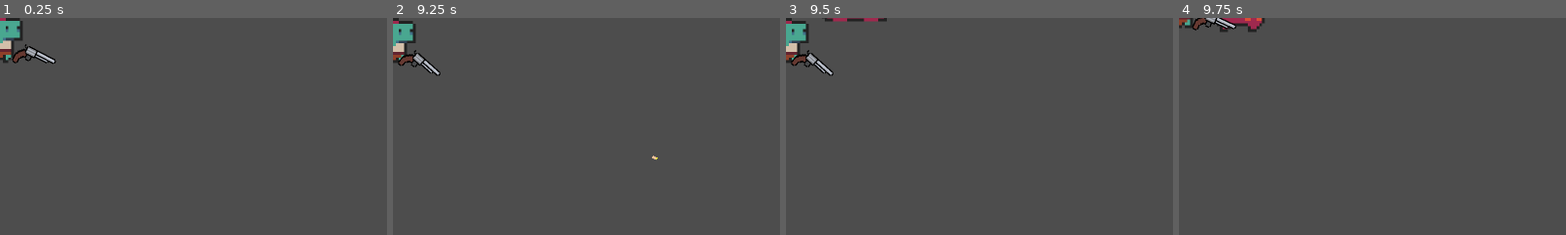
Above: before the commit, frames 1-4 (left to right).
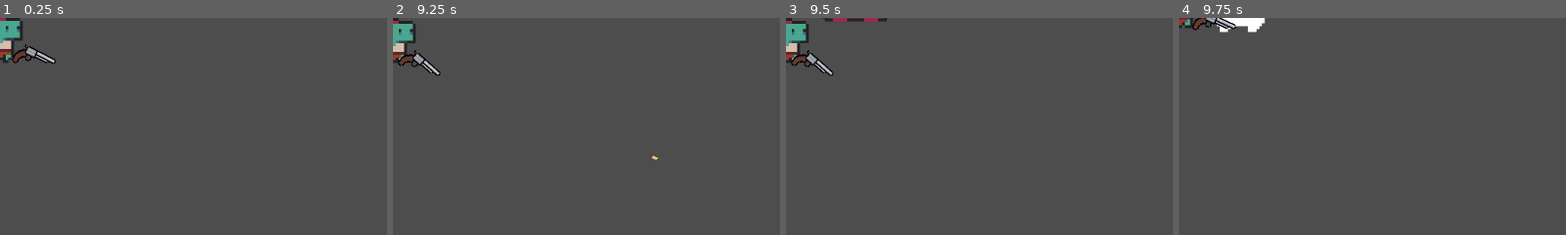
Above: after the commit, the same moments.

Repository: Meemog/GMTK2025
Game: Godot game, scene res://Scenes/tmp.tscn
Same seed, same stepped clock (60 frames per second), same inputs: the game is played once before the commit and once after it. This scene is started directly instead of the project's main scene.
Inputs (mouse positions are % of the whole screen's width and height, from its top left):
- Up to frame 1 (0.25 s): no input
- Up to frame 2 (9.25 s): move the mouse to (45, 70) at 0.52 s; hold W (up) 0.53-1.25 s; tap Space (dash) at 0.6, 2.1, 3.6, 4.25, 5.1, 5.75, 6.6, 7.25, 8.1 s; click (45, 70) at 0.67 s; drag from (80, 65) to (45, 70) at 1.27 s; move the mouse to (20, 35) at 2.02 s; hold A (left) 2.03-2.75 s; drag from (55, 50) to (20, 35) at 2.77 s; tap Enter at 3.5, 5, 6.5 s; move the mouse to (35, 25) at 3.52 s; hold S (down) 3.53-4.25 s; drag from (72, 45) to (35, 25) at 4.27 s; move the mouse to (30, 55) at 5.02 s; hold W (up) 5.03-5.75 s; click (30, 55) at 5.17 s; drag from (60, 28) to (30, 55) at 5.77 s; move the mouse to (45, 70) at 6.52 s; hold D (right) 6.53-7.25 s; drag from (80, 65) to (45, 70) at 7.27 s; move the mouse to (20, 35) at 8.02 s; hold S (down) 8.03-8.75 s; drag from (55, 50) to (20, 35) at 8.77 s
- Up to frame 3 (9.5 s): no input
- Up to frame 4 (9.75 s): move the mouse to (35, 25) at 9.52 s; hold W (up) from 9.53 s (still down); tap Space (dash) at 9.6 s; click (35, 25) at 9.67 s
The pictures show only the part of the screen within x 0-50%, y 0-50%; the shares and areas given below are measured in that part.

Frames 1-3 are identical in both runs. In frame 4, 0.5% of the frame differs, in the area x 9-23%, y 0-7%.
Error in both runs: Invalid access to property or key 'zoom' on a base object of type 'null instance'. (res://Scripts/player.gd:17)

Commit message:
enemies now flash when hit

Diff:
--- a/main/Scenes/enemy.tscn
+++ b/main/Scenes/enemy.tscn
@@ -1,10 +1,17 @@
-[gd_scene load_steps=12 format=3 uid="uid://baaui1378vxx6"]
+[gd_scene load_steps=17 format=3 uid="uid://baaui1378vxx6"]
 
 [ext_resource type="Script" uid="uid://dfggym03h6bh8" path="res://Scripts/enemy.gd" id="1_1f0kj"]
 [ext_resource type="Texture2D" uid="uid://b7ytds7mwl6nb" path="res://Assets/0x72_DungeonTilesetII_v1.7.png" id="1_hghv2"]
+[ext_resource type="Shader" uid="uid://dbehsevpkob2c" path="res://Shaders/hit_flash.tres" id="2_afpow"]
 
 [sub_resource type="OccluderPolygon2D" id="OccluderPolygon2D_1f0kj"]
 polygon = PackedVector2Array(-46, 100, -31, 112, 0, 115, 29, 112, 48, 98, 30, 81, -2, 77, -29, 82)
+
+[sub_resource type="ShaderMaterial" id="ShaderMaterial_1f0kj"]
+resource_local_to_scene = true
+shader = ExtResource("2_afpow")
+shader_parameter/enabled = false
+shader_parameter/tint = Color(1, 1, 1, 1)
 
 [sub_resource type="AtlasTexture" id="AtlasTexture_1f0kj"]
 atlas = ExtResource("1_hghv2")
@@ -51,6 +58,43 @@
 [sub_resource type="StyleBoxFlat" id="StyleBoxFlat_afpow"]
 bg_color = Color(0.269631, 0.749036, 0, 1)
 
+[sub_resource type="Animation" id="Animation_afpow"]
+resource_name = "hit_flash"
+length = 0.2
+tracks/0/type = "value"
+tracks/0/imported = false
+tracks/0/enabled = true
+tracks/0/path = NodePath("Sprite:material:shader_parameter/enabled")
+tracks/0/interp = 1
+tracks/0/loop_wrap = true
+tracks/0/keys = {
+"times": PackedFloat32Array(0, 0.2),
+"transitions": PackedFloat32Array(1, 1),
+"update": 1,
+"values": [true, false]
+}
+
+[sub_resource type="Animation" id="Animation_287tu"]
+length = 0.001
+tracks/0/type = "value"
+tracks/0/imported = false
+tracks/0/enabled = true
+tracks/0/path = NodePath("Sprite:material:shader_parameter/enabled")
+tracks/0/interp = 1
+tracks/0/loop_wrap = true
+tracks/0/keys = {
+"times": PackedFloat32Array(0),
+"transitions": PackedFloat32Array(1),
+"update": 1,
+"values": [false]
+}
+
+[sub_resource type="AnimationLibrary" id="AnimationLibrary_0830c"]
+_data = {
+&"RESET": SubResource("Animation_287tu"),
+&"hit_flash": SubResource("Animation_afpow")
+}
+
 [node name="enemy" type="RigidBody2D"]
 collision_mask = 24
 gravity_scale = 0.0
@@ -63,6 +107,7 @@
 occluder = SubResource("OccluderPolygon2D_1f0kj")
 
 [node name="Sprite" type="AnimatedSprite2D" parent="."]
+material = SubResource("ShaderMaterial_1f0kj")
 scale = Vector2(7, 7)
 sprite_frames = SubResource("SpriteFrames_1f0kj")
 animation = &"idle"
@@ -88,4 +133,9 @@
 value = 100.0
 show_percentage = false
 
+[node name="HitFlashAnimationPlayer" type="AnimationPlayer" parent="."]
+libraries = {
+&"": SubResource("AnimationLibrary_0830c")
+}
+
 [connection signal="area_entered" from="Area2D" to="." method="_on_area_2d_area_entered"]
--- a/main/Scripts/enemy.gd
+++ b/main/Scripts/enemy.gd
@@ -1,5 +1,7 @@
 class_name Enemy
 extends RigidBody2D
+
+@onready var hit_flash_animation_player: AnimationPlayer = $HitFlashAnimationPlayer
 
 var player: Node
 var speed
@@ -24,7 +26,10 @@
         $ProgressBar.show()
         hitpoints -= damage
         $ProgressBar.value = hitpoints
+        hit_flash_animation_player.play("hit_flash")
         if hitpoints <= 0:
+            await get_tree().create_timer(0.2).timeout
+            Events.screen_shake_requested.emit(5, 0.2)
             die()
 
 func process_knockback(knockback : float, direction: Vector2) -> void:
--- /dev/null
+++ b/main/Shaders/hit_flash.tres
@@ -0,0 +1,75 @@
+[gd_resource type="VisualShader" load_steps=5 format=3 uid="uid://dbehsevpkob2c"]
+
+[sub_resource type="VisualShaderNodeColorParameter" id="VisualShaderNodeColorParameter_xb8hc"]
+parameter_name = "tint"
+default_value_enabled = true
+
+[sub_resource type="VisualShaderNodeBooleanParameter" id="VisualShaderNodeBooleanParameter_a45c0"]
+parameter_name = "enabled"
+default_value_enabled = true
+
+[sub_resource type="VisualShaderNodeIf" id="VisualShaderNodeIf_s6lcu"]
+default_input_values = [0, 0.0, 1, 1.0, 2, 1e-05, 3, Vector3(0, 0, 0), 4, Vector3(0, 0, 0), 5, Vector3(0, 0, 0)]
+
+[sub_resource type="VisualShaderNodeInput" id="VisualShaderNodeInput_asn8g"]
+input_name = "color"
+
+[resource]
+code = "shader_type canvas_item;
+render_mode blend_mix;
+
+uniform bool enabled = false;
+uniform vec4 tint : source_color = vec4(1.000000, 1.000000, 1.000000, 1.000000);
+
+
+
+void fragment() {
+// BooleanParameter:3
+	bool n_out3p0 = enabled;
+
+
+// ColorParameter:2
+	vec4 n_out2p0 = tint;
+
+
+// Input:5
+	vec4 n_out5p0 = COLOR;
+
+
+	vec3 n_out4p0;
+// If:4
+	float n_in4p1 = 1.00000;
+	float n_in4p2 = 0.00001;
+	if(abs((n_out3p0 ? 1.0 : 0.0) - n_in4p1) < n_in4p2)
+	{
+		n_out4p0 = vec3(n_out2p0.xyz);
+	}
+	else if((n_out3p0 ? 1.0 : 0.0) < n_in4p1)
+	{
+		n_out4p0 = vec3(n_out5p0.xyz);
+	}
+	else
+	{
+		n_out4p0 = vec3(n_out5p0.xyz);
+	}
+
+
+// Output:0
+	COLOR.rgb = n_out4p0;
+
+
+}
+"
+graph_offset = Vector2(-592.649, -151.331)
+mode = 1
+flags/light_only = false
+nodes/fragment/0/position = Vector2(640, 0)
+nodes/fragment/2/node = SubResource("VisualShaderNodeColorParameter_xb8hc")
+nodes/fragment/2/position = Vector2(-260, 100)
+nodes/fragment/3/node = SubResource("VisualShaderNodeBooleanParameter_a45c0")
+nodes/fragment/3/position = Vector2(-200, -140)
+nodes/fragment/4/node = SubResource("VisualShaderNodeIf_s6lcu")
+nodes/fragment/4/position = Vector2(260, -80)
+nodes/fragment/5/node = SubResource("VisualShaderNodeInput_asn8g")
+nodes/fragment/5/position = Vector2(-140, 420)
+nodes/fragment/connections = PackedInt32Array(3, 0, 4, 0, 2, 0, 4, 3, 4, 0, 0, 0, 5, 0, 4, 4, 5, 0, 4, 5)
